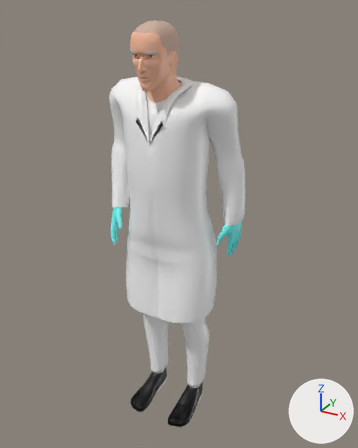
The FBX model Assets/Models/Cientista_Versao_Final2.fbx, before and after one commit.
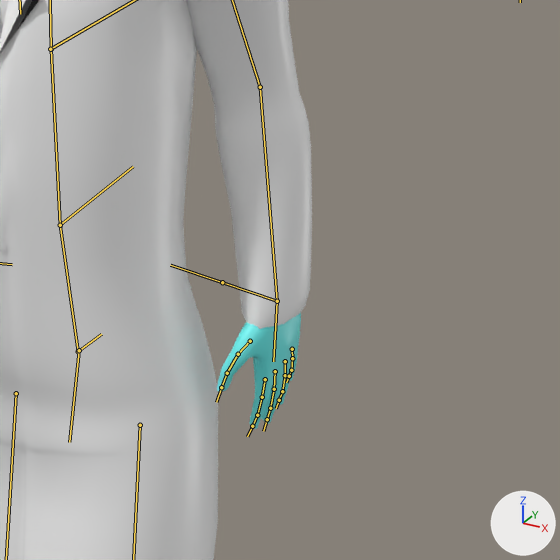
Old and new are each drawn whole from a 50 mm lens placed at (2.39, -4.09, 2.01), pointed at (0.07, 0.13, -0.1) and again close up on the part from 42% to 90% of the width and 28% to 66% of the height. Every picture has the same lights, and +X, +Y and +Z are marked at lower right. Both versions are drawn at frame 173 of the action 'Armature_Cientista|Armature_CientistaAction'; the numbers are the values there. The bones that bend it are drawn over the model as lines in the close-ups.

Objects in the first close-up: 'BaseMesh', 'JALECO2'.
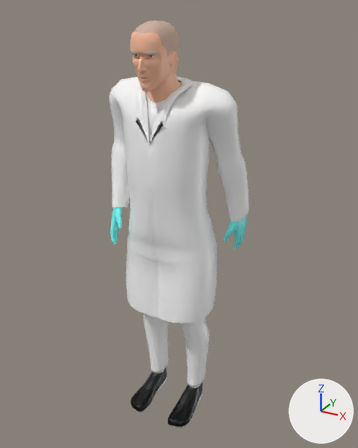
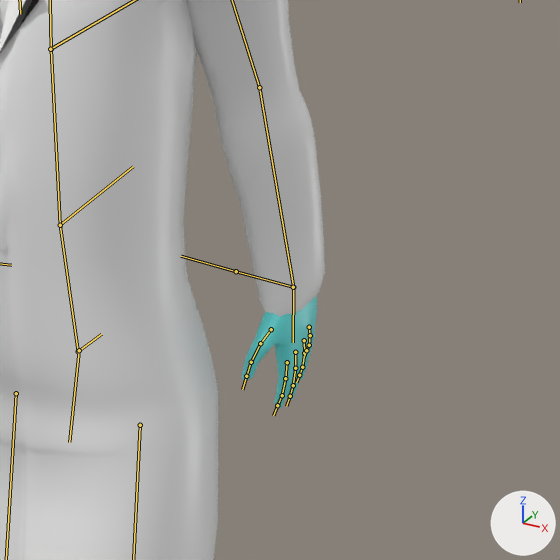
Pixel boxes [x1, y1, x2, y2] of what changed, in the close-ups (560 x 560 px):
'JALECO2', posed: before [0, 0, 312, 560]; after [0, 0, 325, 560]
'BaseMesh', posed: before [0, 0, 301, 429]; after [0, 0, 317, 409]
bone 'Braco002.L', root to tip: before (260, 87) to (277, 301); after (259, 87) to (293, 287)

The edits, one by one:
Bone 'Braco002.L' (bone_braco002_l) turns from (12, 0, 3) to (3, 0, 1) degrees about its own x, y and z.
